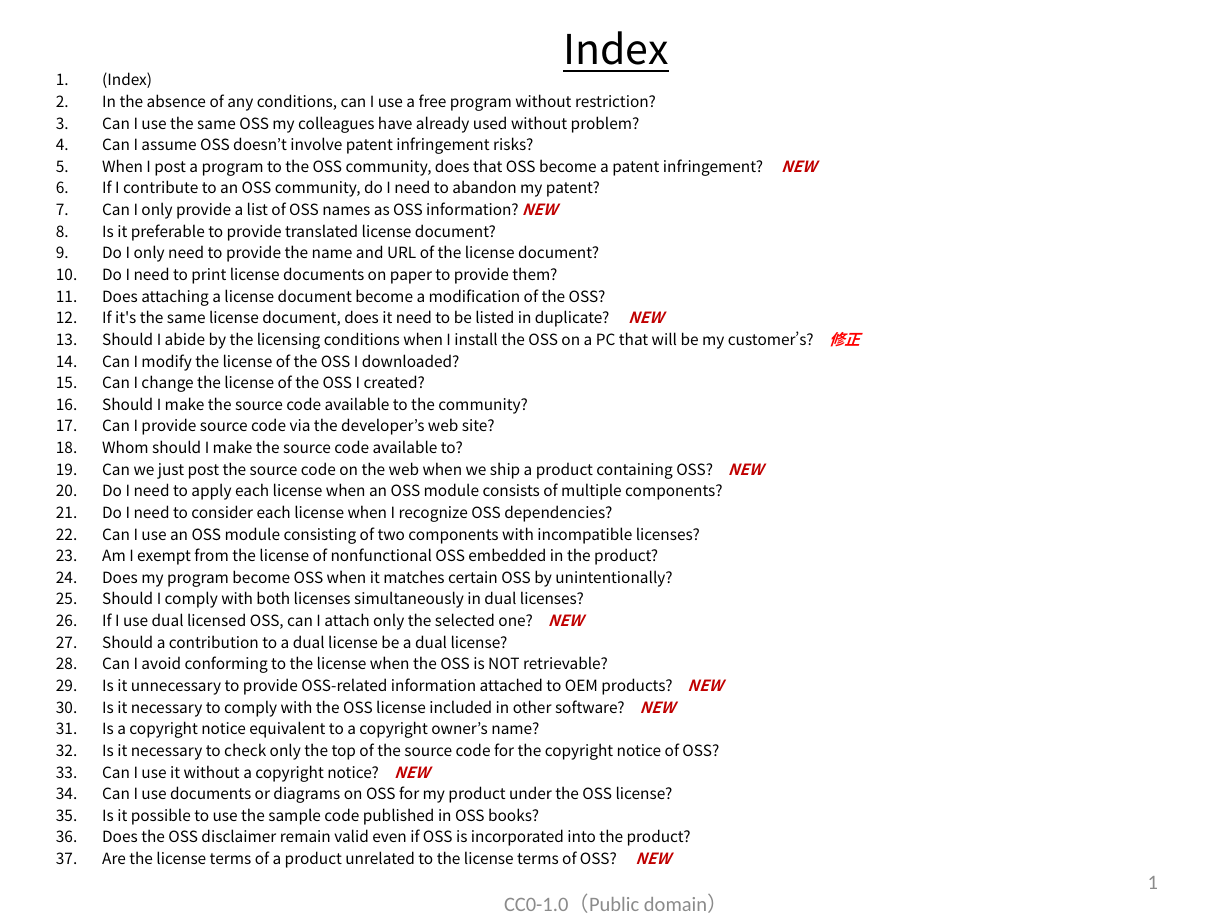
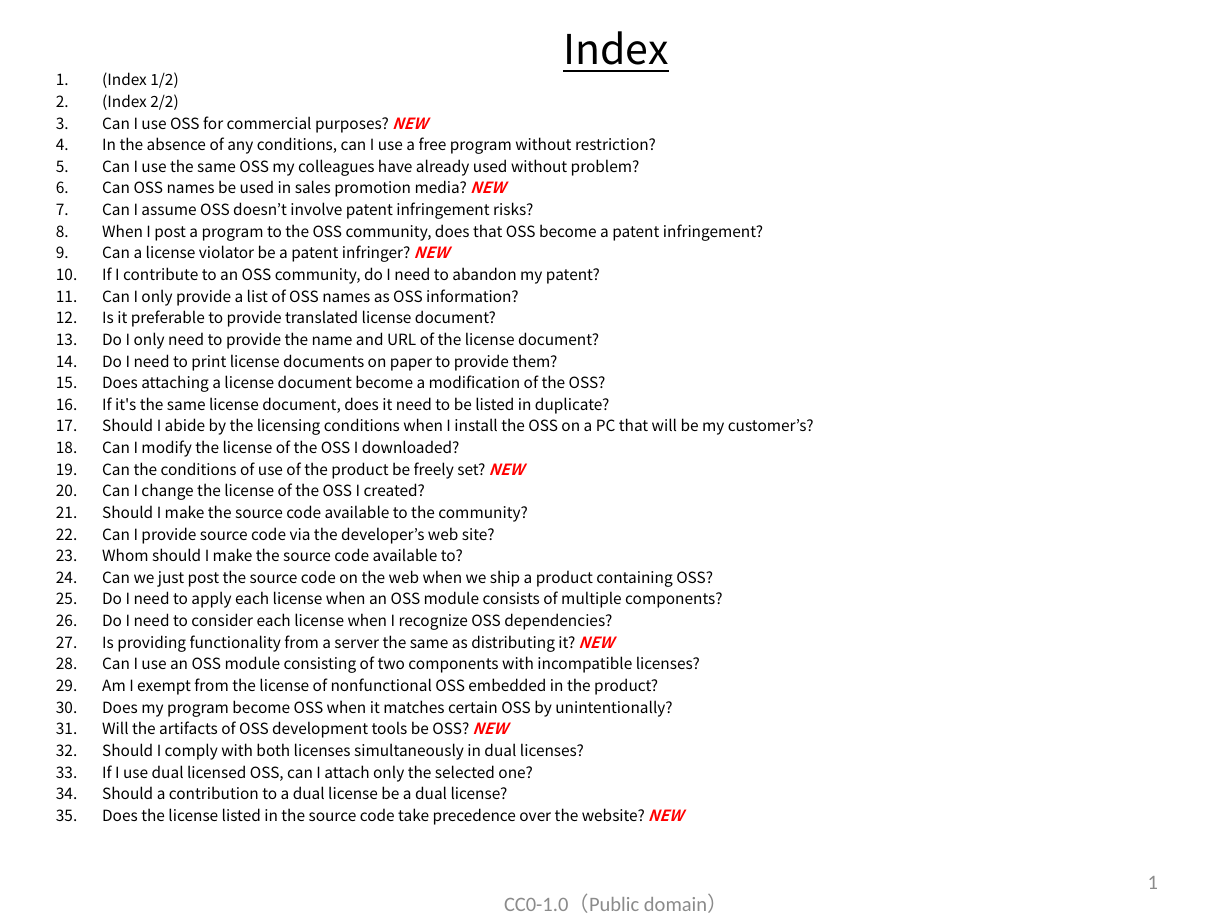
Before and after one commit to OpenChain-Project/OpenChain-JWG, a slide deck: slide 2 of Education_Material/FAQ/Misunderstandings_of_OSS_licenses_CC0.pptx. Drawn at 1232x924 pixels with LibreOffice and Linux fonts; fonts in the diff are those of the drawing. Boxes give left, top, right and bottom in pixels: in the first picture for what was removed or moved away, otherwise in the second. Text is boxed around its words. In the diff, an @@ line names an element or a change of style, - is before the commit and + after.

Commit message:
Frequent Misunderstandings of OSS licenses V6

```diff
--- a/Education_Material/FAQ/Misunderstandings_of_OSS_licenses_CC0.pptx
+++ b/Education_Material/FAQ/Misunderstandings_of_OSS_licenses_CC0.pptx
@@ text at box(102, 72, 427, 133): text changed @@
-1. (Index)
+1. (Index 1/2)
+2. (Index 2/2)
+3. Can I use OSS for commercial purposes? NEW
@@ text at box(102, 180, 505, 197): paragraph added @@
+6. Can OSS names be used in sales promotion media? NEW
@@ text at box(102, 224, 763, 262): text changed @@
-5. When I post a program to the OSS community, does that OSS become a patent infringement? NEW
+8. When I post a program to the OSS community, does that OSS become a patent infringement?
+9. Can a license violator be a patent infringer? NEW
@@ text at box(102, 289, 518, 306): text changed @@
-7. Can I only provide a list of OSS names as OSS information? NEW
+11. Can I only provide a list of OSS names as OSS information?
@@ text at box(102, 397, 814, 435): text changed @@
-12. If it's the same license document, does it need to be listed in duplicate? NEW
-13. Should I abide by the licensing conditions when I install the OSS on a PC that will be my customer’s? 修正
+16. If it's the same license document, does it need to be listed in duplicate?
+17. Should I abide by the licensing conditions when I install the OSS on a PC that will be my customer’s?
@@ text at box(102, 462, 524, 479): paragraph added @@
+19. Can the conditions of use of the product be freely set? NEW
@@ text at box(102, 570, 713, 587): text changed @@
-19. Can we just post the source code on the web when we ship a product containing OSS? NEW
+24. Can we just post the source code on the web when we ship a product containing OSS?
@@ text at box(102, 635, 613, 652): paragraph added @@
+27. Is providing functionality from a server the same as distributing it? NEW
@@ text at box(102, 721, 507, 738): paragraph added @@
+31. Will the artifacts of OSS development tools be OSS? NEW
@@ text at box(102, 765, 532, 782): text changed @@
-26. If I use dual licensed OSS, can I attach only the selected one? NEW
+33. If I use dual licensed OSS, can I attach only the selected one?
@@ text at box(102, 808, 683, 825): text changed @@
-28. Can I avoid conforming to the license when the OSS is NOT retrievable?
-29. Is it unnecessary to provide OSS-related information attached to OEM products? NEW
-30. Is it necessary to comply with the OSS license included in other software? NEW
-31. Is a copyright notice equivalent to a copyright owner’s name?
-32. Is it necessary to check only the top of the source code for the copyright notice of OSS?
-33. Can I use it without a copyright notice? NEW
-34. Can I use documents or diagrams on OSS for my product under the OSS license?
-35. Is it possible to use the sample code published in OSS books?
-36. Does the OSS disclaimer remain valid even if OSS is incorporated into the product?
-37. Are the license terms of a product unrelated to the license terms of OSS? NEW
+35. Does the license listed in the source code take precedence over the website? NEW
```
Also in this commit, not shown: 21 other slides changed, 13 slides added.
